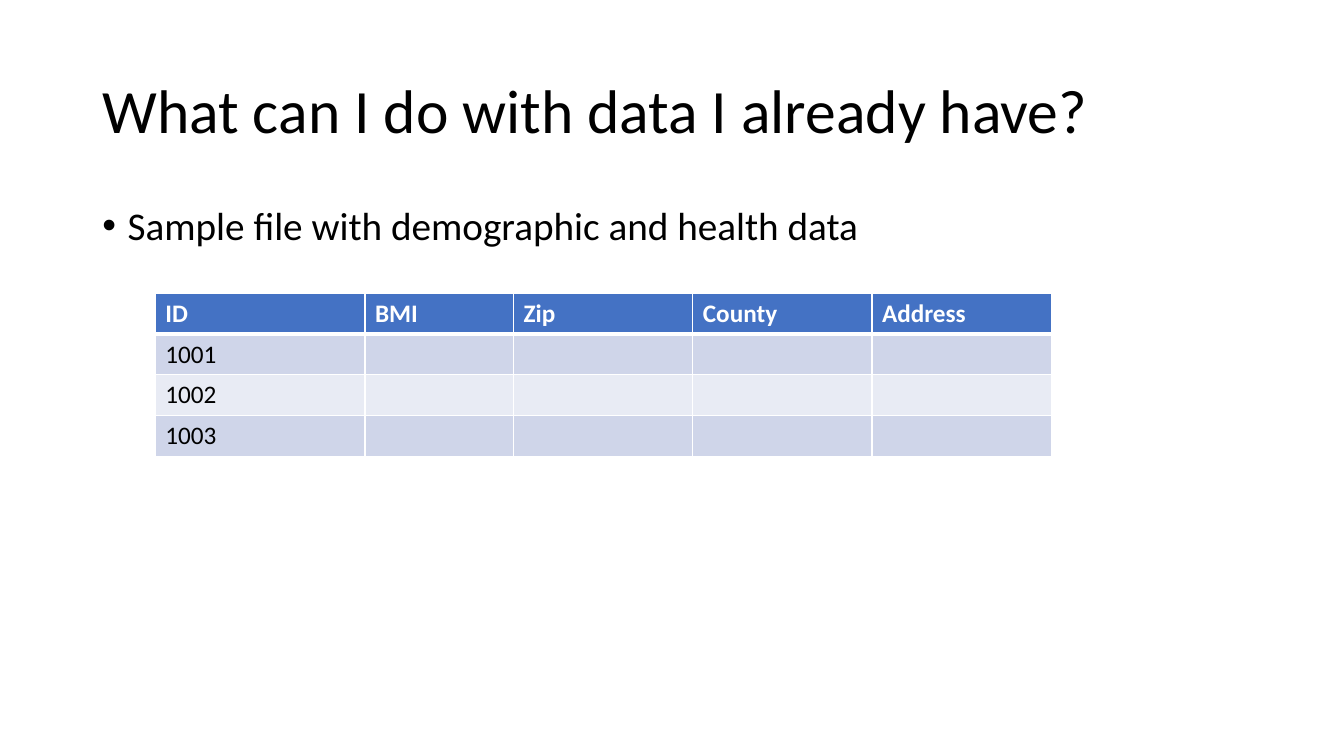
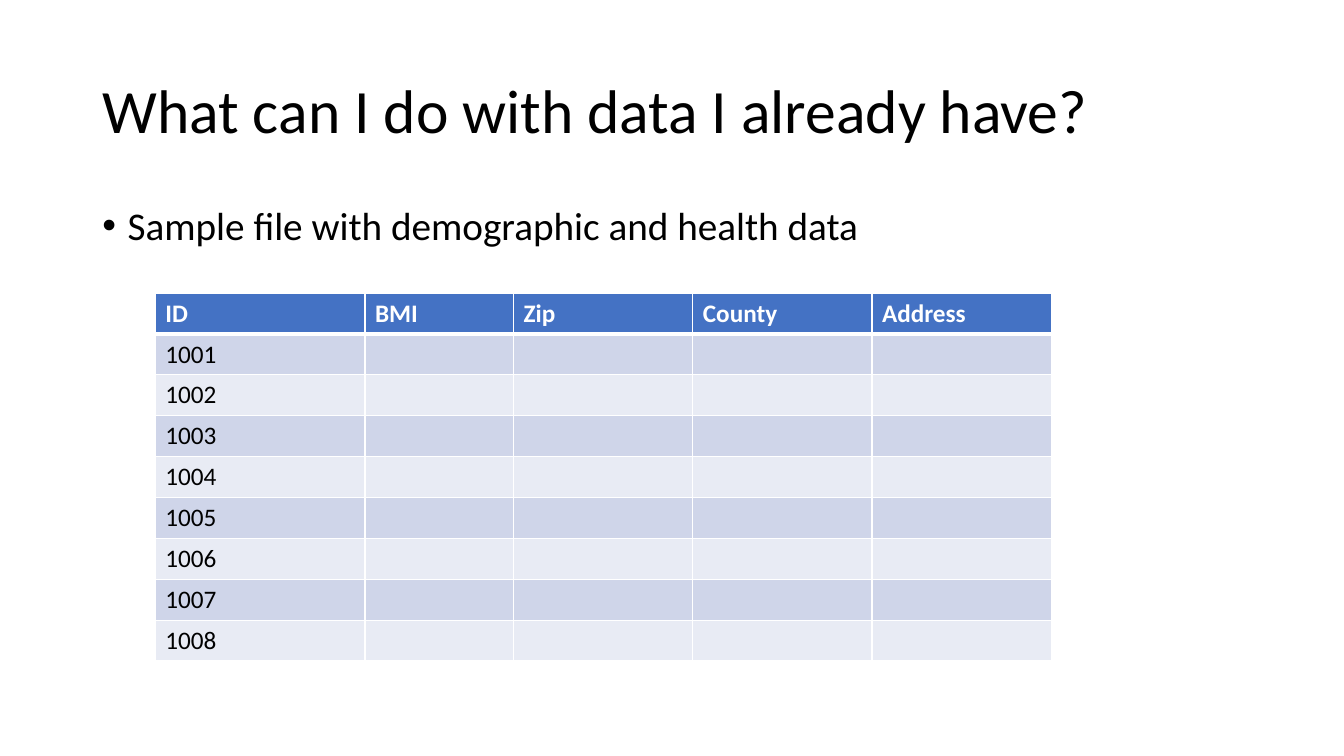
Before and after one commit to nrjjones/BuildingContextualData, a slide deck: slide 15 of presentation/Jones - Contextual Data Presentation.pptx. Drawn at 1344x756 pixels with LibreOffice and Linux fonts; fonts in the diff are those of the drawing. Boxes give left, top, right and bottom in pixels: in the first picture for what was removed or moved away, otherwise in the second. Text is boxed around its words. In the diff, an @@ line names an element or a change of style, - is before the commit and + after.

```diff
--- a/presentation/Jones - Contextual Data Presentation.pptx
+++ b/presentation/Jones - Contextual Data Presentation.pptx
@@ table at box(155, 293, 1052, 661) @@
+row 5: 1004 |  |  |  | 
+row 6: 1005 |  |  |  | 
+row 7: 1006 |  |  |  | 
+row 8: 1007 |  |  |  | 
+row 9: 1008 |  |  |  | 
```
Also in this commit, not shown: 17 other slides changed, 3 slides added, 4 other files.
